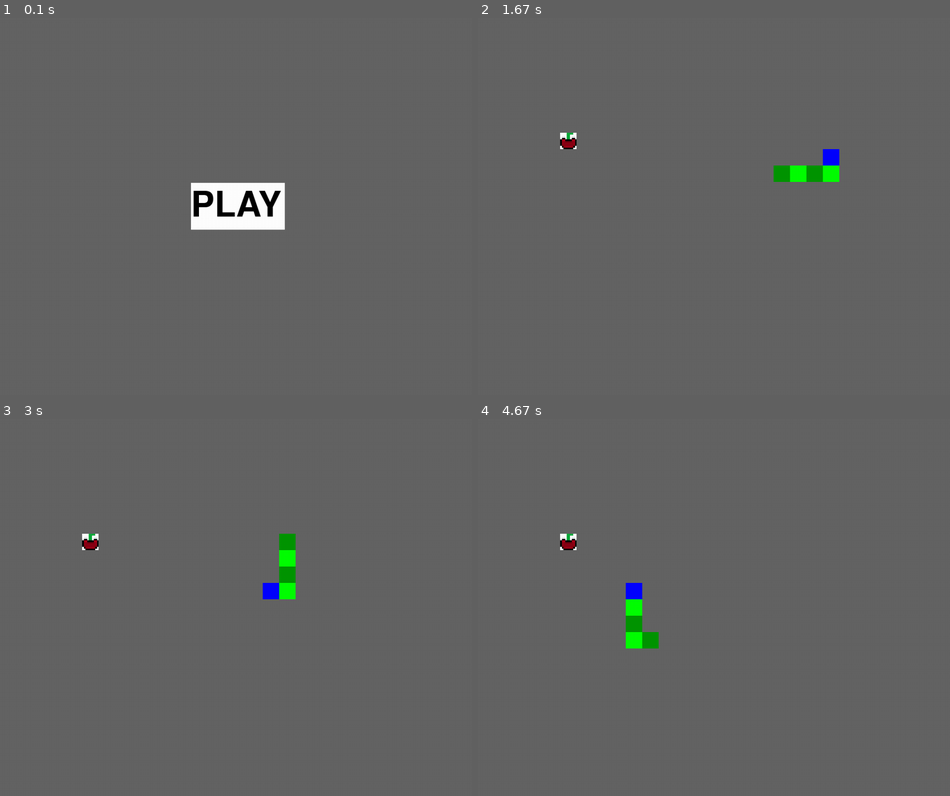
Above: before the commit, frames 1-4 (two rows, left to right).
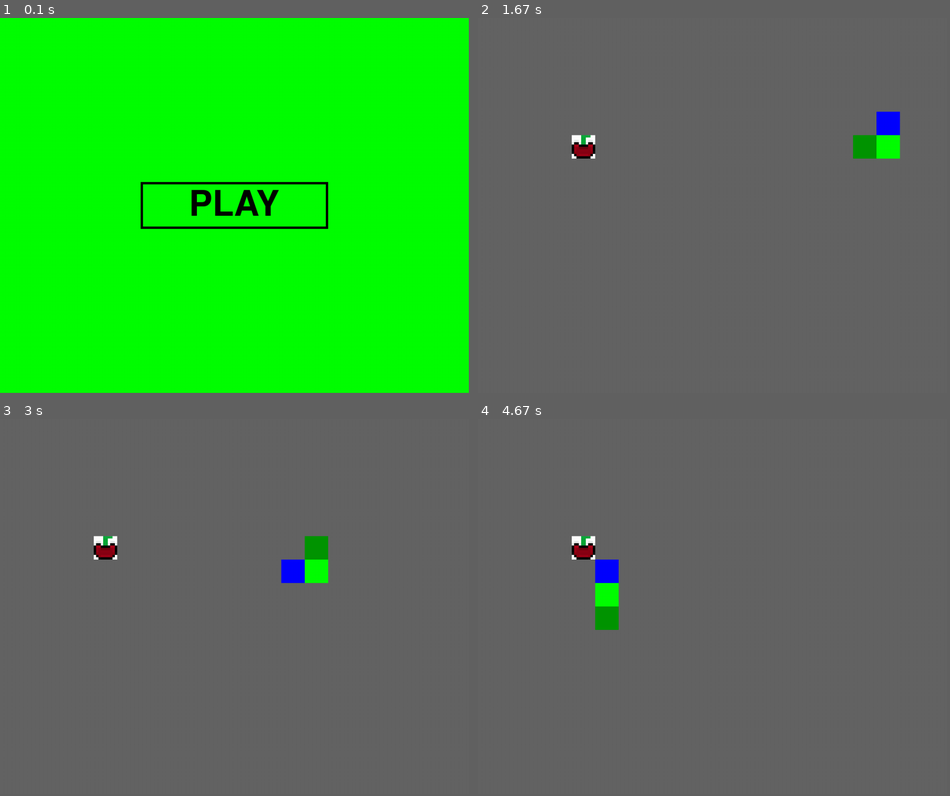
Above: after the commit, the same moments.

Repository: Colepng/Snake
Game: pygame game, started from main_menu.py
Same seed, same stepped clock (60 frames per second), same inputs: the game is played once before the commit and once after it.
Inputs:
- Up to frame 1 (0.1 s): no input
- Up to frame 2 (1.67 s): click "PLAY" at 0.38 s; tap W at 0.67 s; hold Right 1-1.47 s; hold Up from 1.5 s (still down)
- Up to frame 3 (3 s): release Up at 1.82 s; hold Left 1.85-2.32 s; tap S at 2.35 s; hold Left from 2.82 s (still down)
- Up to frame 4 (4.67 s): release Left at 3.35 s; hold Down 3.38-3.72 s; hold Left 3.75-4.15 s; hold Up 4.18-4.55 s; hold Right from 4.58 s (still down)
In our replay, the window is 900x713 before the commit and 886x709 after it. These sizes can differ from the game's own. Grey fills any space a smaller window leaves; there, only what the larger window draws over its background counts as a difference.

The runs differ from the first frame. In frame 1, 98% of the frame differs, in the area x 0-100%, y 0-100%; in frame 2, 2.1%; in frame 3, 1.9%; in frame 4, 2.1%.

Commit message:
Made a main menu and adding settings

Diff:
--- a/apple.py
+++ b/apple.py
@@ -1,20 +1,22 @@
 import pygame
 import random
-
-SIZE = 35
-
+import json
 
 def calc_in_grid(num_to_round, grid_size):
     return round(num_to_round/grid_size)*grid_size
 
-windoes_x = calc_in_grid(1000, SIZE)
-windoes_y = calc_in_grid(800, SIZE)
+setting = open('settings.json',)
+setting_json = json.load(setting)
+win_x = setting_json['win_x']
+win_y = setting_json['win_y']
+SIZE = setting_json['size']
+
 
 class Apple:
     def __init__(self, parent_screen):
         self.parent_screen = parent_screen
-        self.apple_x = calc_in_grid(random.randint(SIZE,windoes_x)-SIZE,SIZE)
-        self.apple_y = calc_in_grid(random.randint(SIZE,windoes_y)-SIZE,SIZE)
+        self.apple_x = calc_in_grid(random.randint(SIZE,win_x)-SIZE,SIZE)
+        self.apple_y = calc_in_grid(random.randint(SIZE,win_y)-SIZE,SIZE)
         self.orgn_size_apple = pygame.image.load("apple.png").convert_alpha()
         self.apple = pygame.transform.scale(self.orgn_size_apple,(SIZE,SIZE))
         self.apple_rect = self.apple.get_rect(x=self.apple_x,y=self.apple_y)
@@ -22,6 +24,6 @@
         self.parent_screen.blit(self.apple, self.apple_rect)
 
     def apple_move(self):
-        self.apple_x = calc_in_grid(random.randint(SIZE,windoes_x)-SIZE,SIZE)
-        self.apple_y = calc_in_grid(random.randint(SIZE,windoes_y)-SIZE,SIZE)
+        self.apple_x = calc_in_grid(random.randint(SIZE,win_x)-SIZE,SIZE)
+        self.apple_y = calc_in_grid(random.randint(SIZE,win_y)-SIZE,SIZE)
         self.apple_rect = self.apple.get_rect(x=self.apple_x,y=self.apple_y)
--- /dev/null
+++ b/calc.py
@@ -0,0 +1,2 @@
+def calc_in_grid(num_to_round, grid_size):
+    return round(num_to_round/grid_size)*grid_size
--- a/game.py
+++ b/game.py
@@ -2,34 +2,35 @@
 from pygame.rect import *
 from pygame.locals import *
 
-from tkinter import *
-from tkinter import messagebox
 import sys
-import random
+
 import pickle
 
-import apple
+import snake
 
-import snake
+import json
+
 GREEN = 0, 255, 0 #setting the first colout of the snake
 LIGHT_GREEN = 0,150,0 #setting the second colout of the snake
 BLUE = 0,0,255
 WHITE = 255,255,255
 clock=pygame.time.Clock()
 
-##fix border wired values
-
 ##Clean up code, make it easier to understand and more readable
 
-SIZE = 35
-length = 5 + 1
+setting = open('settings.json',)
+setting_json = json.load(setting)
+win_x = setting_json['win_x']
+win_y = setting_json['win_y']
+SIZE = setting_json['size']
+length = setting_json['length']
+starting_x = setting_json['starting_x']
+starting_y = setting_json['starting_y']
 
 def calc_in_grid(num_to_round, grid_size):
     return round(num_to_round/grid_size)*grid_size
 
-windoes_x = calc_in_grid(1000,SIZE)
-windoes_y = calc_in_grid(800,SIZE)
-print(windoes_x, windoes_y)
+
 running = True
 def set_up_highscore():
     filename = "highscore.pk"
@@ -40,9 +41,7 @@
         unpick = pickle.Unpickler(f)
         print(unpick.load())
 
-surface = pygame.display.set_mode((windoes_x, windoes_y))#sets the windoes size
-starting_x = calc_in_grid(windoes_x/2,SIZE)
-starting_y = calc_in_grid(windoes_y/2,SIZE)
+surface = pygame.display.set_mode((win_x, win_x))#sets the windoes size
 
 def drawGrid():
     blockSize = 35 #Set the size of the grid block
--- a/main_menu.py
+++ b/main_menu.py
@@ -3,38 +3,38 @@
 from pygame.rect import *
 
 import game
+import json
 
 pygame.init()
 count = 1
 
 COLOR = 0,0,0
-rect_color = 255,255,255
+rect_color = 0,0,0
 
-def calc_in_grid(num_to_round, grid_size):
-    return round(num_to_round/grid_size)*grid_size
-
-win_x = calc_in_grid(1000,35)
-win_y = calc_in_grid(800,35)
+setting = open('settings.json',)
+setting_json = json.load(setting)
+win_x = setting_json['win_x']
+win_y = setting_json['win_y']
 
 screen = pygame.display.set_mode((win_x, win_y))#sets the windoes size
 
-rect = pygame.Rect(win_x/2 - 100, win_y/2 - 50, 200, 100)
+rect = pygame.Rect(win_x/2 - 200, win_y/2 - 50, 400, 100,)
 font = pygame.font.Font(pygame.font.get_default_font(), 75)
 text = font.render('PLAY', True, COLOR)
 text_rect = text.get_rect()
 
-text_rect = (rect.left , rect.centery - text.get_height()/2)
-print(rect.top, rect.centery - text.get_height()/2)
+text_rect = (rect.left + ((rect.width - text.get_width())/2), rect.centery - text.get_height()/2)
+#print(rect.top, rect.centery - text.get_height()/2)
 
 while 1:
-    screen.fill((100,100,100))
-    pygame.draw.rect(screen, rect_color, rect)
+    screen.fill((0,255,0))
+    pygame.draw.rect(screen, rect_color, rect, width=5)
     screen.blit(text, text_rect)
     pygame.display.flip()
     for event in pygame.event.get():
         mouse_pos = pygame.mouse.get_pos()
-        print(mouse_pos, rect.topleft,rect.bottomright)
-        if event.type == MOUSEBUTTONDOWN and count == 1 and rect.topleft < mouse_pos and rect.bottomright > mouse_pos:
+        print(mouse_pos[0],mouse_pos[1] , rect.x, rect.y, rect.x + rect.width, rect.y + rect.height)
+        if count == 1 and event.type == MOUSEBUTTONDOWN and mouse_pos[0] > rect.x and mouse_pos[1] > rect.y and mouse_pos[0] < rect.x + rect.width and mouse_pos[1] < rect.y + rect.height:
             game = game.game()
             game.run()#Runs the run fuctions
             count = 2
--- /dev/null
+++ b/settings.json
@@ -0,0 +1,8 @@
+{
+    "win_x": 1000,
+    "win_y": 800,
+    "starting_x": 500,
+    "starting_y": 400,
+    "size": 50,
+    "length": 4
+}
--- /dev/null
+++ b/settings.py
@@ -0,0 +1,20 @@
+import json
+import calc
+
+size = 50
+win_x = calc.calc_in_grid(1000,size)
+win_y = calc.calc_in_grid(800,size)
+starting_x = calc.calc_in_grid(win_x/2,size)
+starting_y = calc.calc_in_grid(win_y/2,size)
+length = 4
+x = {
+    "win_x" : win_x,
+    "win_y" : win_y,
+    "starting_x" : starting_x,
+    "starting_y" : starting_y,
+    "size" : size,
+    "length" : length
+}
+
+setting = open('settings.json','w')
+json.dump(x,setting,indent=4)
--- a/snake.py
+++ b/snake.py
@@ -3,6 +3,7 @@
 from pygame.locals import *
 import sys
 import apple
+import json
 def calc_in_grid(num_to_round, grid_size):
     return round(num_to_round/grid_size)*grid_size
 
@@ -15,13 +16,16 @@
 LIGHT_GREEN = 0,150,0 #setting the second colout of the snake
 BLUE = 0,0,255
 WHITE = 255,255,255
-SIZE = 35
-windoes_x = calc_in_grid(1000, SIZE)
-windoes_y = calc_in_grid(800, SIZE)
-starting_x = calc_in_grid(windoes_x/2,SIZE)
-starting_y = calc_in_grid(windoes_y/2,SIZE)
 
-length = 5 + 1
+setting = open('settings.json',)
+setting_json = json.load(setting)
+win_x = setting_json['win_x']
+win_y = setting_json['win_y']
+SIZE = setting_json['size']
+starting_x = calc_in_grid(win_x/2,SIZE)
+starting_y = calc_in_grid(win_y/2,SIZE)
+length = setting_json['length']
+
 running = True
 class Snake:
     def __init__(self, parent_screen):
@@ -158,9 +162,9 @@
             self.y[0] += SIZE
             self.move = True
 
-        #print(self.x[0], windoes_x)
-        #print(self.y[0], windoes_y)
-        if self.x[0] > windoes_x - 35 or self.x[0] < 0 or self.y[0] > windoes_y - 35 or self.y[0] < 0:
+        #print(self.x[0], win_x)
+        #print(self.y[0], win_y)
+        if self.x[0] > win_x - 35 or self.x[0] < 0 or self.y[0] > win_y - 35 or self.y[0] < 0:
             self.play_again()
             print('border')
 
Not shown, changed: README.md
